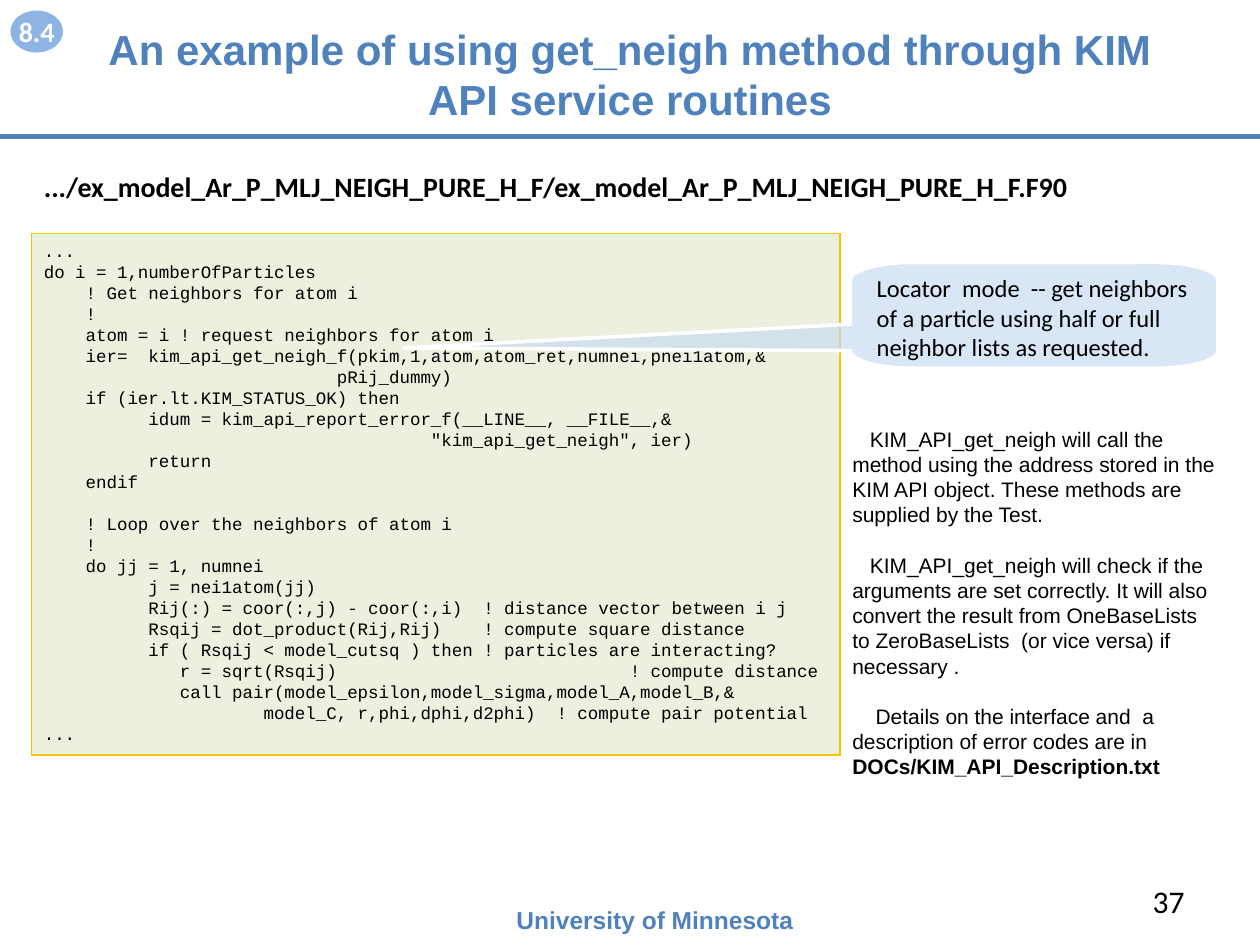
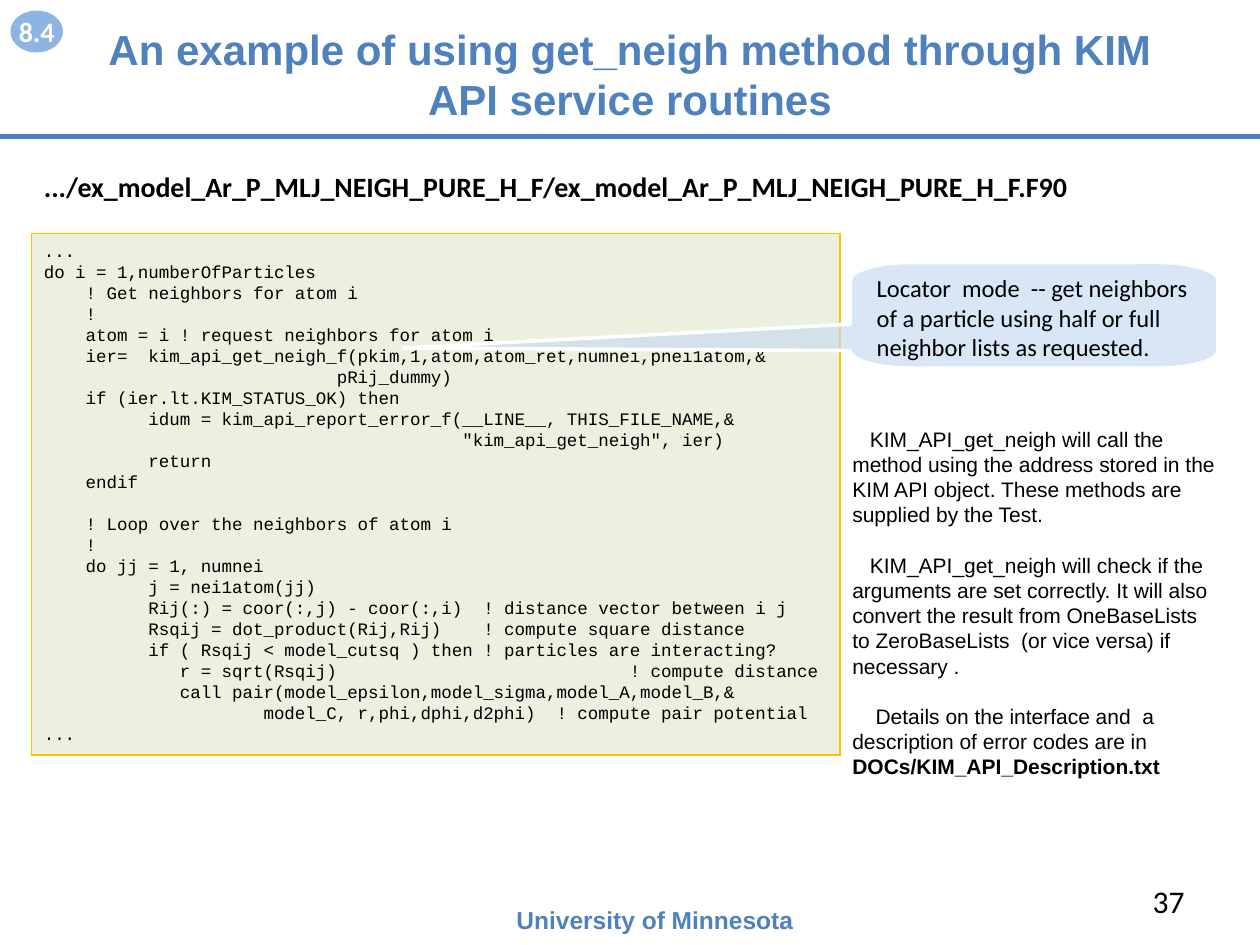
Before and after one commit to openkim/kim-api, a slide deck: slide 37 of DOCs/openkim-api-introduction.pptx. Drawn at 1260x945 pixels with LibreOffice and Linux fonts; fonts in the diff are those of the drawing. Boxes give left, top, right and bottom in pixels: in the first picture for what was removed or moved away, otherwise in the second. Text is boxed around its words. In the diff, an @@ line names an element or a change of style, - is before the commit and + after.

```diff
--- a/DOCs/openkim-api-introduction.pptx
+++ b/DOCs/openkim-api-introduction.pptx
@@ text in rectangle at [148,413,734,429]: text changed @@
-idum = kim_api_report_error_f(__LINE__, __FILE__,&
+idum = kim_api_report_error_f(__LINE__, THIS_FILE_NAME,&
```
Also in this commit, not shown: 8 other slides changed, 1 other file.
